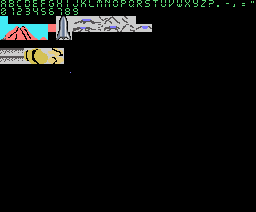
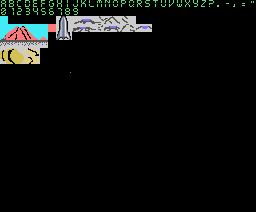
The second (256, 212) image is a revision of the first. Changes to its layers:
painted on "Capa 3" over [0, 40, 64, 64]
